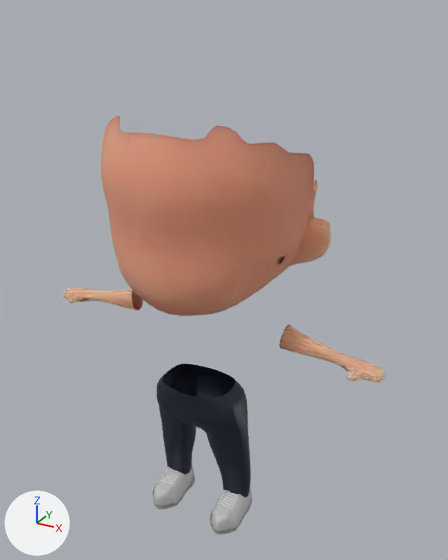
Before and after pictures for a commit that changed the Blender file char.blend.
The view is the same before and after, from a 50 mm lens placed at (2.53, -4.35, 4.54), pointed at (0.05, 0.15, 2.28). The axes (+X, +Y, +Z) are drawn at lower left. The lights are the same throughout.

Script lines for the objects in view, before the commit:
```python
ob_cylinder = bpy.data.objects.new('Cylinder', me_cylinder)
ob_cylinder.location = (0.0, 0.0, 0.0)
ob_eyebrowl = bpy.data.objects.new('EyebrowL', me_cube_001)
ob_eyebrowl.location = (-0.426, -0.788, 3.212)
ob_eyebrowl.rotation_euler = (0.0, 0.0, -0.415)  # degrees (0, 0, -24)
ob_eyebrowl.scale = (0.289, 0.0594, 0.0991)
ob_eyebrowr = bpy.data.objects.new('EyebrowR', me_cube)
ob_eyebrowr.location = (0.419, -0.762, 3.212)
ob_eyebrowr.rotation_euler = (0.0, 0.0, 0.411)  # degrees (0, 0, 24)
ob_eyebrowr.scale = (0.289, 0.0594, 0.0991)
ob_eyer = bpy.data.objects.new('eyeR', me_sphere)
ob_eyer.location = (0.372, -0.712, 2.872)
ob_eyer.scale = (0.262, 0.198, 0.262)
ob_eyer_002 = bpy.data.objects.new('eyeR.002', me_sphere_006)
ob_eyer_002.location = (-0.408, -0.712, 2.872)
ob_eyer_002.scale = (0.262, 0.198, 0.262)
ob_hair = bpy.data.objects.new('Hair', me_cylinder_001)
ob_hair.location = (0.0, 0.0, -0.268)
ob_hair.scale = (1.09, 1.09, 1.09)
ob_pupilr = bpy.data.objects.new('pupilR', me_sphere_003)
ob_pupilr.parent = ob_eyer
ob_pupilr.location = (0.396, -0.872, 2.861)
ob_pupilr.scale = (0.183, 0.0488, 0.183)
ob_pupilr_001 = bpy.data.objects.new('pupilR.001', me_sphere_005)
ob_pupilr_001.parent = ob_eyer_002
ob_pupilr_001.location = (0.365, -0.872, 2.861)
ob_pupilr_001.scale = (0.183, 0.0488, 0.183)
ob_shoes_001 = bpy.data.objects.new('SHOES.001', me_cube_003)
ob_shoes_001.location = (0.0, -0.353, 0.0)
ob_shoes_001.scale = (0.18, 0.113, 0.0301)
# also in view: 'SHOES.002' at (0.0, -0.21, 0.12); 'Pants' at (0.0, -0.21, 0.79)
```
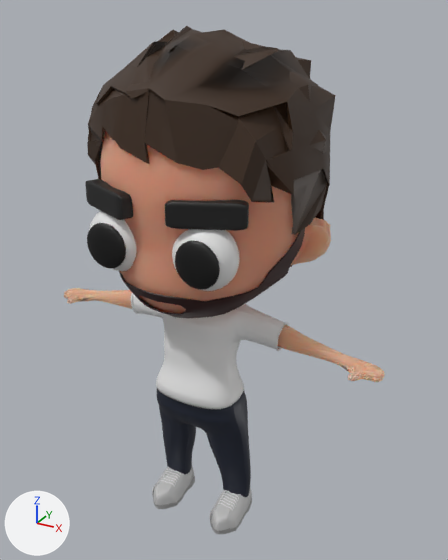
What differs and where, as boxes (x1, y1, x2, y2) in the pictures (448 x 560 px):
'Cylinder', reshaped, modifiers changed (64% shorter)
    before: (63, 116, 385, 382)
    after: (64, 288, 385, 382)
'Hair', shown
    after: (87, 26, 336, 267)
'cabesa.001', added
    after: (100, 130, 331, 313)
'T-shirt', shown
    after: (131, 293, 288, 409)
'beard', shown
    after: (119, 228, 305, 319)
'EyebrowR', shown
    after: (165, 200, 249, 231)
'eyeR', shown
    after: (172, 229, 240, 291)
'pupilR', shown
    after: (175, 241, 220, 290)
'pupilR.001', shown
    after: (87, 223, 126, 269)
'EyebrowL', shown
    after: (85, 179, 133, 220)
'eyeR.002', shown
    after: (89, 211, 136, 271)
part 2 of me_cylinder, added (beige)
    after: (278, 325, 385, 382)
part 3 of me_cylinder, deleted
    before: (100, 116, 331, 316)

What changed in the scene script:
```text
Change me_cylinder_001:
    used by ob_hair; location = (0.0, 0.0, -0.268); scale = (1.09, 1.09, 1.09)
    remove me_cylinder_001.from_pydata(...)  # 356 vertices, 299 faces, 1 loose edge; spans x -1.0..1.02, y -0.86..0.99, z 2.39..4.25
    add me_cylinder_001.from_pydata(...)  # 702 vertices, 720 faces, 6 loose edges; spans x -1.0..0.98, y -0.82..1.01, z 2.39..4.27
    me_cylinder_001 part 1: 10 vertices moved from x -1.0..0.87, y -0.36..0.69, z 2.65..3.92 to x -0.97..0.88, y -0.44..0.65, z 2.7..3.92; 46 vertices removed from x -0.88..1.02, y -0.86..0.83, z 2.39..3.88; 392 vertices added at x -1.0..0.98, y -0.82..1.01, z 2.39..4.27
Change me_cylinder:
    used by ob_cylinder; location = (0.0, 0.0, 0.0)
    remove me_cylinder.from_pydata(...)  # 1136 vertices, 799 faces, 10 loose edges; spans x -1.63..1.41, y -0.89..0.73, z 1.84..3.8
    add me_cylinder.from_pydata(...)  # 584 vertices, 544 faces; spans x -1.63..1.63, y -0.32..0.0, z 1.84..2.13
    me_cylinder part 2: a new loose piece of 282 vertices spanning x 0.66..1.63, y -0.32..0.0, z 1.84..2.13, in mat_material_001 (beige #e79c80)
    me_cylinder part 3: 19 loose pieces with 850 vertices, spanning x -0.73..1.02, y -0.89..0.73, z 2.19..3.8, are deleted
Add me_cylinder_005_1:
    me_cylinder_005_1.from_pydata(...)  # 712 vertices, 750 faces; spans x -1.02..1.02, y -0.89..0.73, z 2.19..3.8
    me_cylinder_005_1.polygons.foreach_set('use_smooth', [True] * 750)
    me_cylinder_005_1.materials.append(mat_material_001)  # beige #e79c80
Change ob_eyer:
    remove ob_eyer.hide_set(True)
Change ob_pupilr:
    remove ob_pupilr.hide_set(True)
Change ob_eyer_002:
    remove ob_eyer_002.hide_set(True)
Change ob_pupilr_001:
    remove ob_pupilr_001.hide_set(True)
Change ob_eyebrowr:
    remove ob_eyebrowr.hide_set(True)
Change ob_eyebrowl:
    remove ob_eyebrowl.hide_set(True)
Change ob_hair:
    ob_hair.scale: (1.09, 1.09, 1.09) -> (1.0, 1.09, 1.09)
    remove ob_hair.hide_set(True)
Change ob_cylinder:
    remove _m = ob_cylinder.modifiers.new('Mirror', 'MIRROR')
    add _m = ob_cylinder.modifiers.new('Subdivision', 'SUBSURF')
Change ob_beard:
    remove ob_beard.hide_set(True)
Change ob_t_shirt:
    remove ob_t_shirt.hide_set(True)
Add ob_cabesa_001:
    ob_cabesa_001 = bpy.data.objects.new('cabesa.001', me_cylinder_005_1)
    ob_cabesa_001.location = (0.0, 0.0, 0.0)
```
